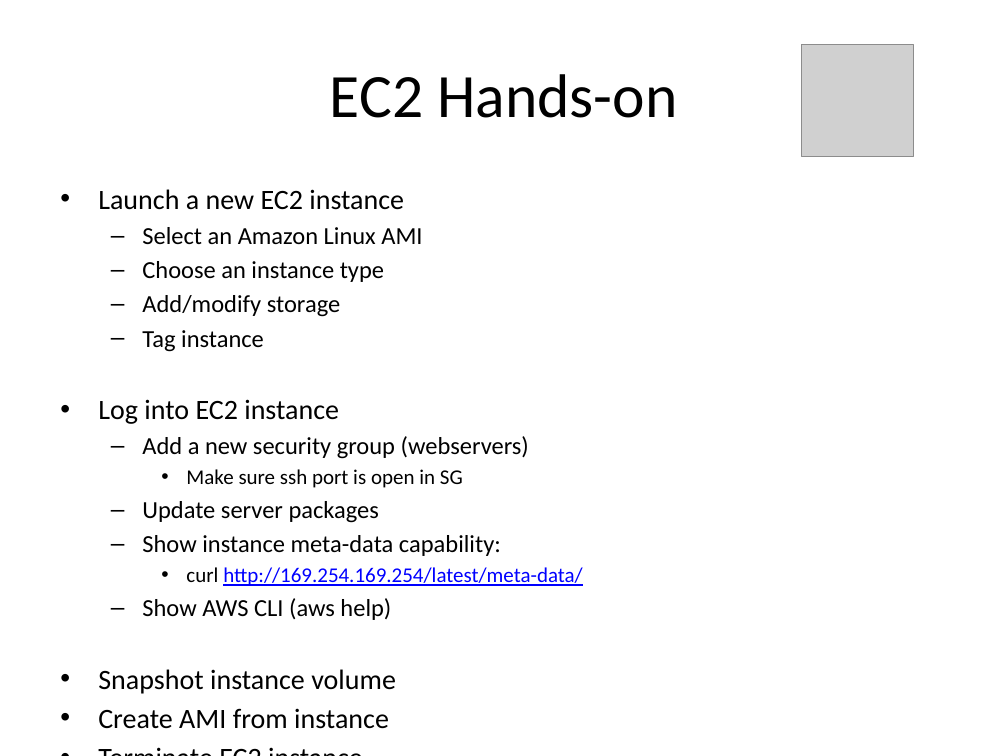
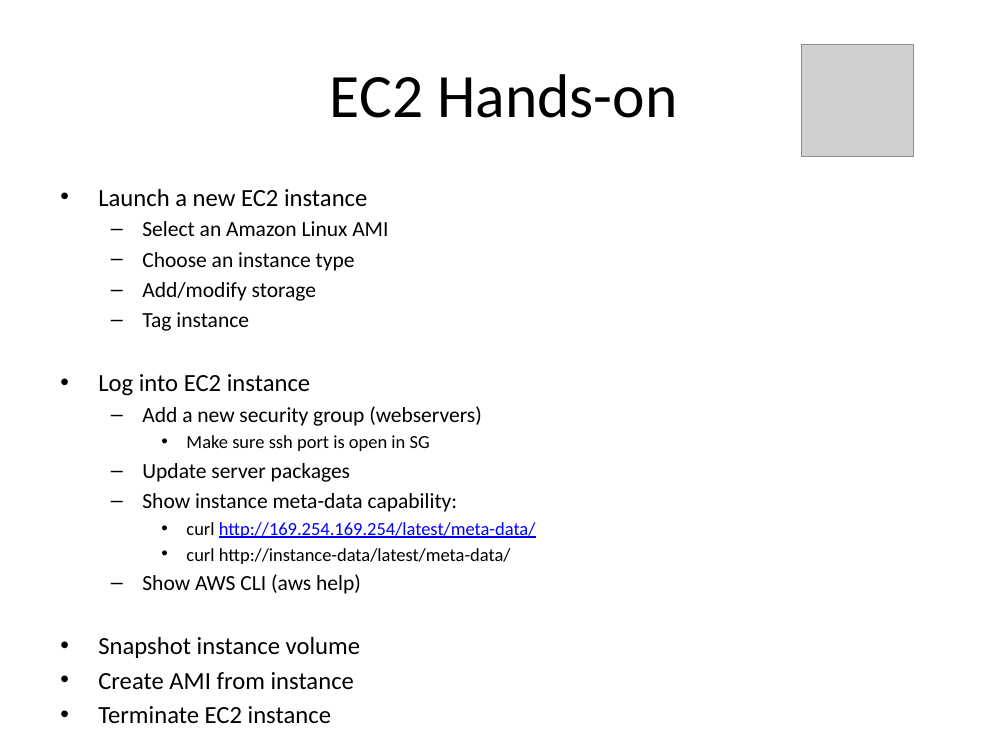
Before and after one commit to jasondbaker/infrastructure-class, a slide deck: slide 42 of infrastructure-week-4.pptx (slide 44 before the commit). Drawn at 1008x756 pixels with LibreOffice and Linux fonts; fonts in the diff are those of the drawing; grey boxes stand for pictures. Boxes give left, top, right and bottom in pixels: in the first picture for what was removed or moved away, otherwise in the second. Text is boxed around its words. In the diff, an @@ line names an element or a change of style, - is before the commit and + after.

```diff
--- a/infrastructure-week-4.pptx
+++ b/infrastructure-week-4.pptx
@@ text at bbox=[98, 189, 536, 724]: size 20 to 17.6 pt in "Launch a new EC2 instance", "Log into EC2 instance", "Snapshot instance volume", "Create AMI from instance" and 1 more places; size 17.5 to 15.4 pt in "Select an Amazon Linux AMI", "Choose an instance type", "Add/modify storage", "Tag instance" and 4 more places; size 15 to 13.2 pt in "Make sure ssh port is open in ...", "curl http://169.254.169.254/latest/meta-data/" @@
@@ text at bbox=[186, 548, 511, 564]: paragraph added @@
+    • curl http://instance-data/latest/meta-data/
```
Also in this commit, not shown: 2 other slides changed, 2 slides removed, 9 other files.
